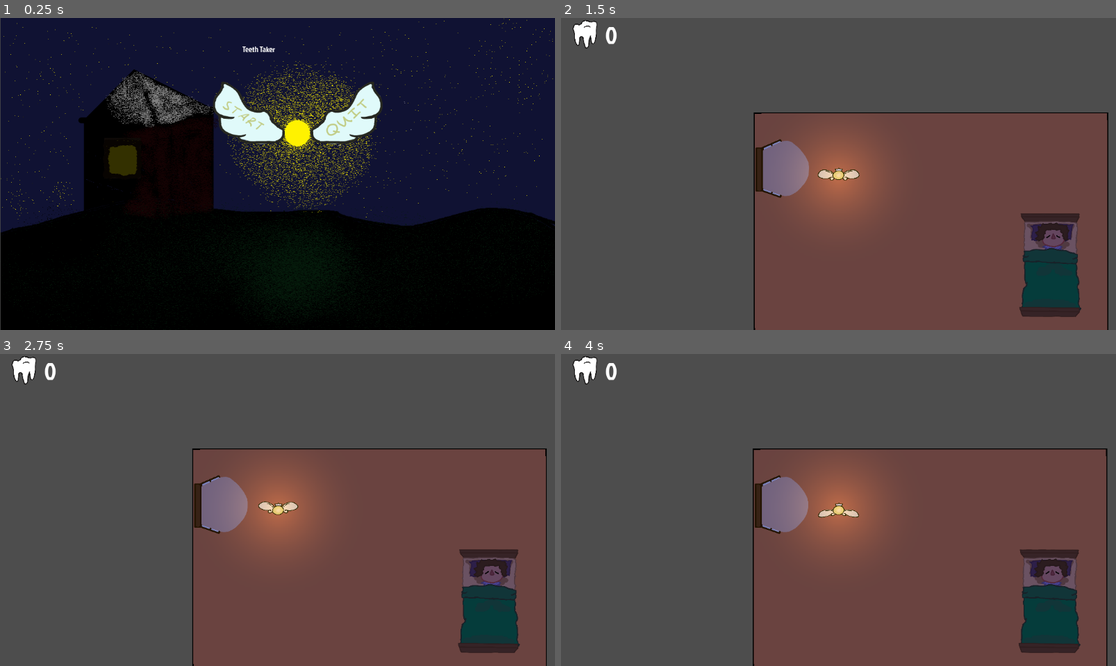
Above: before the commit, frames 1-4 (two rows, left to right).
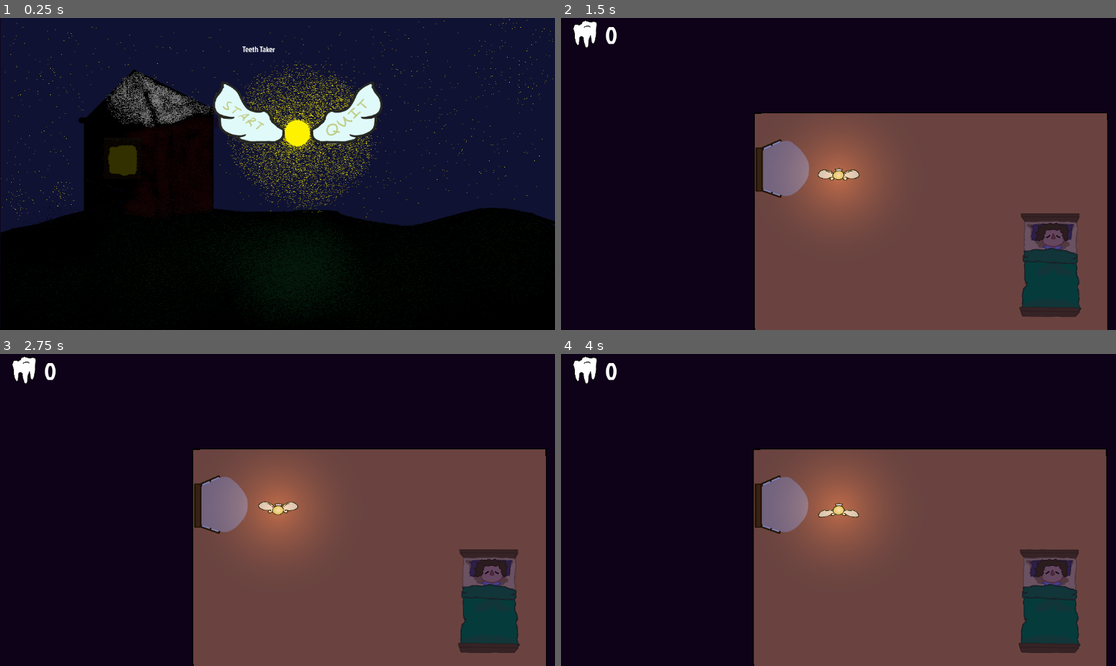
Above: after the commit, the same moments.

Repository: Cthulhu5227/Collector_videogame
Game: Godot game, scene res://main_menu.tscn
Same seed, same stepped clock (60 frames per second), same inputs: the game is played once before the commit and once after it.
Inputs (mouse positions are in pixels of both pictures, inside the frame that each line leads up to):
- Up to frame 1 (0.25 s): no input
- Up to frame 2 (1.5 s): click (810, 114) at 0.5 s; click "level 1" at 1.25 s
- Up to frame 3 (2.75 s): tap Enter at 2 s; move the mouse to (399, 494) at 2.02 s; hold Right from 2.03 s (still down); hold E (interact) from 2.03 s (still down); click (399, 494) at 2.17 s; tap Space at 2.27 s
- Up to frame 4 (4 s): move the mouse to (727, 525) at 2.77 s; release Right at 2.78 s; release E (interact) at 2.78 s; hold Down 2.78-3.53 s; tap E (interact) at 2.85 s; tap Space at 3.02 s; move the mouse to (894, 441) at 3.52 s; hold Right from 3.53 s (still down); hold E (interact) from 3.53 s (still down)

The runs differ from the first frame. In frame 1, 0.1% of the frame differs, in the area x 0-1%, y 0-100%; in frame 2, 55%, in the area x 0-100%, y 0-100%; in frame 3, 55%; in frame 4, 55%.

Commit message:
house icon

Diff:
--- a/enemy.gd
+++ b/enemy.gd
@@ -51,7 +51,6 @@
 # If not tracking player and still sus, still be stopped and look where player last was.
 #	Decrement sus meter until 0
 func _process(delta):
-
 	if !lost_sus:
 		_lost_suspicion(delta)
 	elif !tracking_player && sus_meter == 0.0:
@@ -132,7 +131,6 @@
 func game_over():
 	Ui.end_level()
 
-
 func _losing_suspicion(delta):
 	enemy_sprite.play()
 	# Rotate to face player
--- a/level_menu.tscn
+++ b/level_menu.tscn
@@ -7,6 +7,7 @@
 [ext_resource type="Texture2D" uid="uid://cxi3kmc7fauk3" path="res://assets/sprites/wings_q.png" id="4_gd4f1"]
 [ext_resource type="Texture2D" uid="uid://cpjuti0dcgfdl" path="res://assets/sprites/wings_q_hover.png" id="5_gd4f1"]
 [ext_resource type="Texture2D" uid="uid://o5q36v7ihw3c" path="res://assets/sprites/house_icon.png" id="7_gd4f1"]
+[ext_resource type="Texture2D" uid="uid://crufvkjd8yght" path="res://assets/house_icon_hover.png" id="8_7blhc"]
 
 [sub_resource type="LabelSettings" id="LabelSettings_y1rhc"]
 font = ExtResource("3_7blhc")
@@ -68,6 +69,7 @@
 offset_right = 2030.7861
 offset_bottom = 270.01703
 texture_normal = ExtResource("7_gd4f1")
+texture_hover = ExtResource("8_7blhc")
 
 [node name="Label" type="Label" parent="level_button"]
 layout_mode = 0
--- a/project.godot
+++ b/project.godot
@@ -47,3 +47,4 @@
 
 renderer/rendering_method="gl_compatibility"
 renderer/rendering_method.mobile="gl_compatibility"
+environment/defaults/default_clear_color=Color(0.05482003, 0.0064584217, 0.09304089, 1)
Binary file added: assets/house_icon_hover.png
Not shown, added: assets/house_icon_hover.png.import
Not shown: 1 places in level_menu.tscn that only renumber resources
